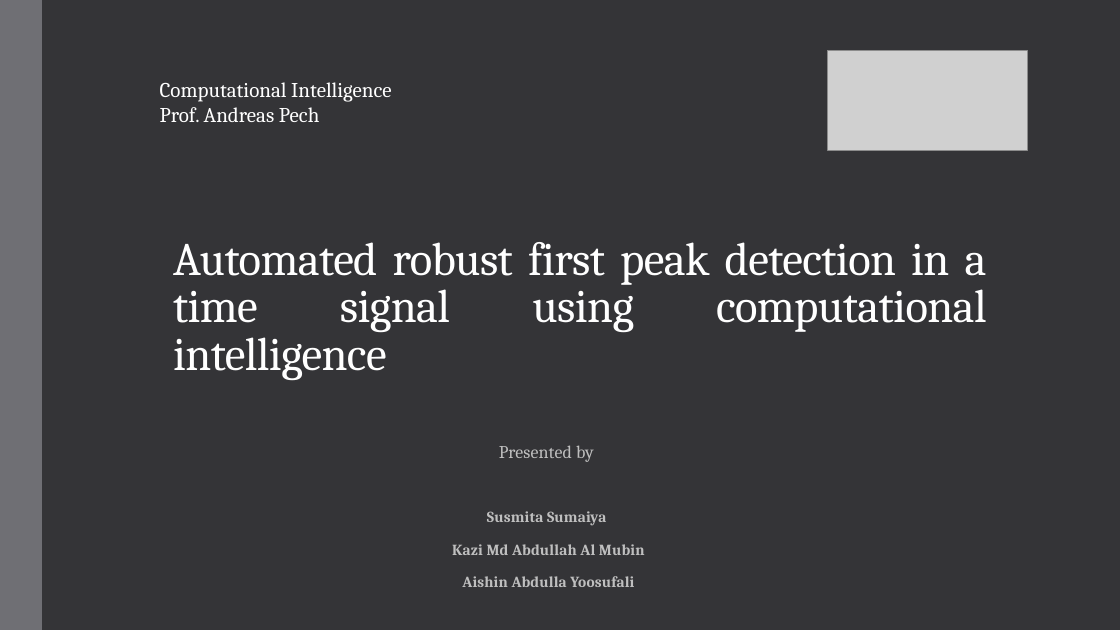
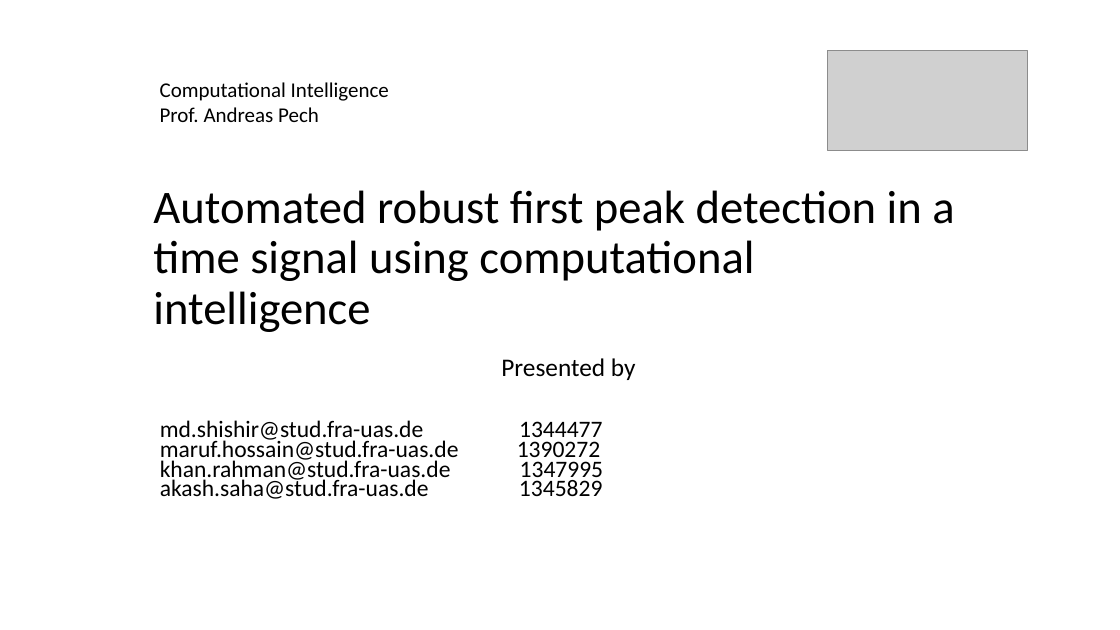
Before and after one commit to Fathir-shishir/peak-detection-, a slide deck: slide 1 of CI project T1.pptx. Drawn at 1120x630 pixels with LibreOffice and Linux fonts; fonts in the diff are those of the drawing; grey boxes stand for pictures. Boxes give left, top, right and bottom in pixels: in the first picture for what was removed or moved away, otherwise in the second. Text is boxed around its words. In the diff, an @@ line names an element or a change of style, - is before the commit and + after.

```diff
--- a/CI project T1.pptx
+++ b/CI project T1.pptx
@@ background #353537 to #FFFFFF @@
@@ rectangle removed at [0,0,42,630] @@
@@ text "Computational Intelligence" at [160,82,389,122]: font Cambria to Calibri, text colour #FFFFFF to #000000 @@
@@ title "Automated robust first peak detection ...": place and size @@
-title "Automated robust first peak detection ..." at [173,242,987,380]
+title "Automated robust first peak detection ..." at [153,190,954,332]
@@ title "Automated robust first peak detection ..." at [153,190,954,332]: font Cambria to Calibri, text colour #FFFFFF to #000000, letter spacing -0.5 to 0 pt; alignment justified to left; line spacing 0.85 to 0.9 @@
@@ subtitle "Presented by": place and size @@
-subtitle "Presented by" at [452,445,645,587]
+subtitle "Presented by" at [160,358,636,499]
@@ subtitle at [501,358,636,380]: size 15.4 to 21.7 pt, font Cambria to Calibri, text colour #BFBFBF to #000000, letter spacing 0.1 to 0 pt in "Presented by"; line spacing 0.75 to 0.7; less space between paragraphs @@
@@ subtitle at [160,420,602,499]: text changed; size 13.2 to 20.1 pt; font Cambria to Calibri; text colour #BFBFBF to #000000; bold off @@
-Susmita Sumaiya
-Kazi Md Abdullah Al Mubin
-Aishin Abdulla Yoosufali
+md.shishir@stud.fra-uas.de 1344477
+maruf.hossain@stud.fra-uas.de 1390272
+khan.rahman@stud.fra-uas.de 1347995
+akash.saha@stud.fra-uas.de 1345829
```
Also in this commit, not shown: 11 other slides changed, 4 slides added, 5 slides removed.
